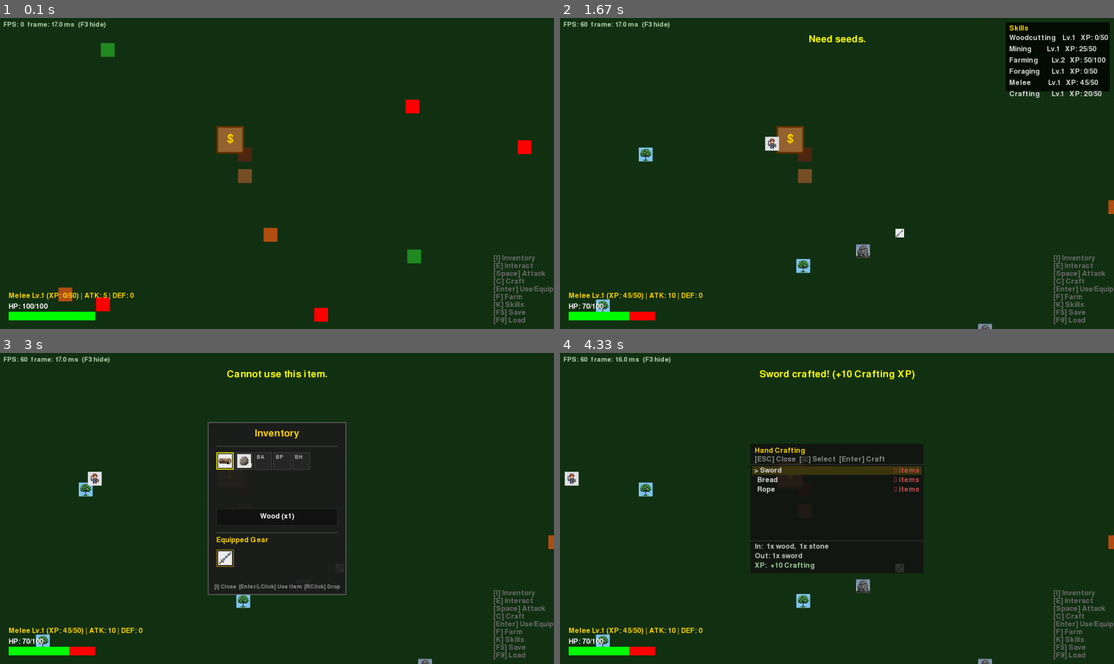
Above: before the commit, frames 1-4 (two rows, left to right).
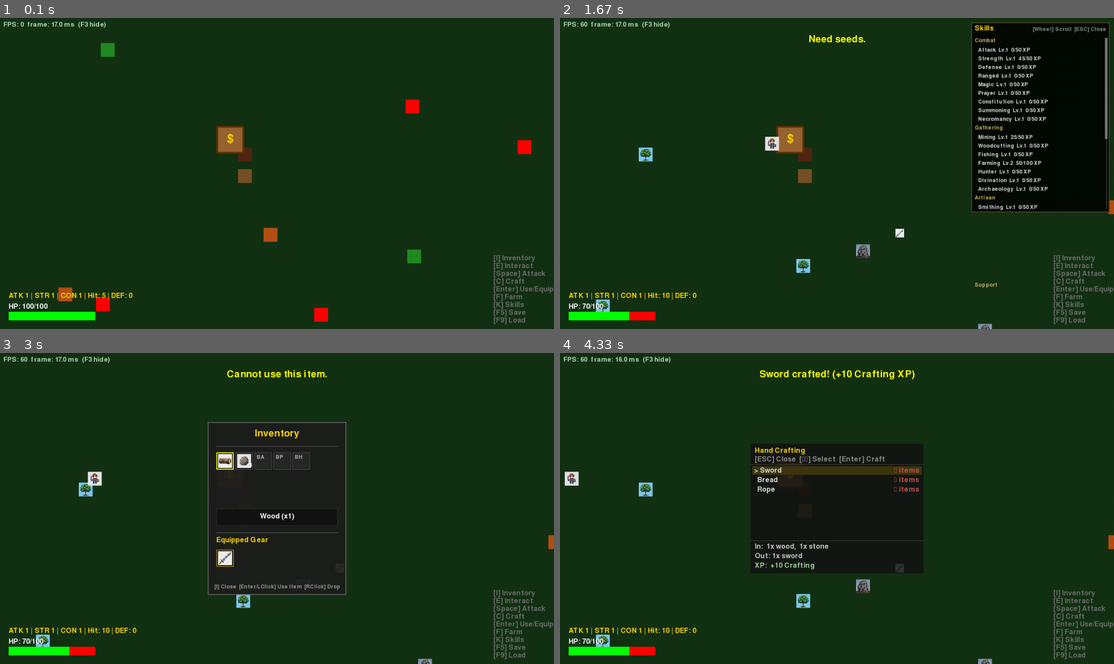
Above: after the commit, the same moments.

Repository: jacobziemba-dev/my-pygame-rpg
Game: pygame game, started from main.py
The game is run twice, just before and just after one commit, with the same random seed, the same clock (stepped at 60 frames per second) and the same inputs.
Inputs (mouse positions are in pixels of both pictures, inside the frame that each line leads up to):
- Up to frame 1 (0.1 s): no input
- Up to frame 2 (1.67 s): tap K at 0.33 s; hold F 0.67-1.2 s; hold Left 0.67-1.2 s; move the mouse to (632, 142) at 0.7 s; tap Space at 1.23 s; hold F9 from 1.57 s (still down); hold Left from 1.57 s (still down); move the mouse to (687, 157) at 1.6 s; tap F at 1.63 s
- Up to frame 3 (3 s): tap F at 1.93, 2.2, 2.5 s; release F9 at 2.1 s; release Left at 2.1 s; hold I 2.13-2.67 s; hold Left 2.13-2.67 s; tap C at 2.28 s; click "$" at 2.75 s
- Up to frame 4 (4.33 s): hold Enter 3.03-3.57 s; hold Left 3.03-3.57 s; tap F at 3.1, 3.4, 3.67, 3.97 s; hold Esc 3.6-4.13 s; hold Left 3.6-4.13 s; tap C at 3.75 s; click "> Sword" at 4.22 s

The runs differ from the first frame. In frame 1, 0.3% of the frame differs, in the area x 1-25%, y 88-91%; in frame 2, 12%, in the area x 1-100%, y 1-91%; in frame 3, 0.3%; in frame 4, 0.3%.

Commit message:
Enhance skill management and UI interactions
- Added mouse wheel scrolling for the skills panel in UIManager, allowing players to navigate through skills more easily.
- Implemented a reset function for the skills scroll position.
- Updated GameManager to handle skill visibility and scrolling interactions.
- Refactored skill management to use a structured SKILL_SPECS list for better organization and future scalability.
- Introduced a new method to display experience gain and level-up notifications upon defeating enemies, enhancing player feedback.

These changes improve the user experience by making skill management more intuitive and responsive.

Diff:
--- a/src/core/game_manager.py
+++ b/src/core/game_manager.py
@@ -148,6 +148,9 @@
         for event in pygame.event.get():
             if event.type == pygame.QUIT:
                 self.running = False
+            elif event.type == pygame.MOUSEWHEEL:
+                if self.ui.show_skills:
+                    self.ui.scroll_skills(event.y)
             elif event.type in (pygame.MOUSEMOTION, pygame.MOUSEBUTTONDOWN):
                 action, index = self.ui.handle_mouse_event(event)
                 if action == "use_item":
@@ -207,6 +210,10 @@
                     if event.key == pygame.K_r: self._restart()
                     continue
 
+                if self.ui.show_skills and event.key == pygame.K_ESCAPE:
+                    self.ui.show_skills = False
+                    continue
+
                 if self.ui.show_inventory:
                     self._handle_inventory_input(event)
                 elif self.ui.show_crafting:
@@ -321,6 +328,7 @@
         elif event.key == pygame.K_k:
             self.ui.show_skills = not self.ui.show_skills
             if self.ui.show_skills:
+                self.ui.reset_skills_scroll()
                 self.ui.show_crafting = False
                 self.ui.show_inventory = False
         elif event.key == pygame.K_i:
@@ -401,6 +409,26 @@
         else:
             self.ui.show_message("Need a hoe.")
 
+    def _on_enemy_defeated_xp(self):
+        """+5 Attack, +5 Strength, +5 Constitution per kill (issue #19)."""
+        notes = []
+        for sid in ("attack", "strength", "constitution"):
+            if not self.player.skills.gain_xp(sid, 5):
+                continue
+            if sid == "attack":
+                notes.append("Attack level up!")
+            elif sid == "strength":
+                self.player.base_attack += 2
+                notes.append("Strength level up! +2 ATK")
+            elif sid == "constitution":
+                self.player.max_hp += 10
+                self.player.hp = min(self.player.hp + 10, self.player.max_hp)
+                notes.append("Constitution level up! +10 HP")
+        if notes:
+            self.ui.show_message("Enemy defeated! " + " ".join(notes))
+        else:
+            self.ui.show_message("Enemy defeated!")
+
     def _attack(self):
         if self.player.hp <= 0: return
         attack_rect = self.player.rect.inflate(40, 40)
@@ -412,13 +440,7 @@
                 if enemy.hp <= 0:
                     self.enemies.remove(enemy)
                     self.resources.append(ResourceItem(enemy.rect.x, enemy.rect.y, "wood"))
-                    if self.player.skills.gain_xp("melee", 15):
-                        self.player.max_hp += 10
-                        self.player.hp = min(self.player.hp + 10, self.player.max_hp)
-                        self.player.base_attack += 2
-                        self.ui.show_message("Melee level up! +HP, +ATK")
-                    else:
-                        self.ui.show_message("Enemy defeated!")
+                    self._on_enemy_defeated_xp()
                 return
 
     def update(self, dt):
@@ -453,13 +475,7 @@
                                if enemy.hp <= 0:
                                     self.enemies.remove(enemy)
                                     self.resources.append(ResourceItem(enemy.rect.x, enemy.rect.y, "wood"))
-                                    if self.player.skills.gain_xp("melee", 15):
-                                        self.player.max_hp += 10
-                                        self.player.hp = min(self.player.hp + 10, self.player.max_hp)
-                                        self.player.base_attack += 2
-                                        self.ui.show_message("Melee level up! +HP, +ATK")
-                                    else:
-                                        self.ui.show_message("Enemy defeated!")
+                                    self._on_enemy_defeated_xp()
                                     self.player.current_action = None
                                     self.player.action_target = None
                           else:
--- a/src/systems/action_manager.py
+++ b/src/systems/action_manager.py
@@ -13,7 +13,7 @@
             return
 
         skill_name = ("woodcutting" if node.node_type == "tree"
-                      else "foraging" if node.node_type == "bush"
+                      else "hunter" if node.node_type == "bush"
                       else "mining")
         skill_level = getattr(player.skills, skill_name).level
 
--- a/src/systems/skill_manager.py
+++ b/src/systems/skill_manager.py
@@ -1,6 +1,54 @@
+# Skill IDs and display metadata (issue #19 taxonomy).
+# Order: combat, gathering, artisan, support — used for UI and save stability.
+SKILL_SPECS = [
+    # Combat
+    ("attack", "Attack", "combat"),
+    ("strength", "Strength", "combat"),
+    ("defense", "Defense", "combat"),
+    ("ranged", "Ranged", "combat"),
+    ("magic", "Magic", "combat"),
+    ("prayer", "Prayer", "combat"),
+    ("constitution", "Constitution", "combat"),
+    ("summoning", "Summoning", "combat"),
+    ("necromancy", "Necromancy", "combat"),
+    # Gathering
+    ("mining", "Mining", "gathering"),
+    ("woodcutting", "Woodcutting", "gathering"),
+    ("fishing", "Fishing", "gathering"),
+    ("farming", "Farming", "gathering"),
+    ("hunter", "Hunter", "gathering"),
+    ("divination", "Divination", "gathering"),
+    ("archaeology", "Archaeology", "gathering"),
+    # Artisan
+    ("smithing", "Smithing", "artisan"),
+    ("crafting", "Crafting", "artisan"),
+    ("fletching", "Fletching", "artisan"),
+    ("cooking", "Cooking", "artisan"),
+    ("herblore", "Herblore", "artisan"),
+    ("runecrafting", "Runecrafting", "artisan"),
+    ("construction", "Construction", "artisan"),
+    ("invention", "Invention", "artisan"),
+    ("firemaking", "Firemaking", "artisan"),
+    # Support
+    ("agility", "Agility", "support"),
+    ("thieving", "Thieving", "support"),
+    ("slayer", "Slayer", "support"),
+    ("dungeoneering", "Dungeoneering", "support"),
+]
+
+CATEGORY_LABELS = {
+    "combat": "Combat",
+    "gathering": "Gathering",
+    "artisan": "Artisan",
+    "support": "Support",
+}
+
+
 class Skill:
-    def __init__(self, name):
-        self.name = name
+    def __init__(self, skill_id, display_name, category):
+        self.id = skill_id
+        self.name = display_name
+        self.category = category
         self.level = 1
         self.xp = 0
 
@@ -19,20 +67,11 @@
 
 class SkillManager:
     def __init__(self):
-        self.woodcutting = Skill("Woodcutting")
-        self.mining      = Skill("Mining")
-        self.farming     = Skill("Farming")
-        self.foraging    = Skill("Foraging")
-        self.melee       = Skill("Melee")
-        self.crafting    = Skill("Crafting")
-        self._skills = {
-            "woodcutting": self.woodcutting,
-            "mining":      self.mining,
-            "farming":     self.farming,
-            "foraging":    self.foraging,
-            "melee":       self.melee,
-            "crafting":    self.crafting,
-        }
+        self._skills = {}
+        for sid, display, cat in SKILL_SPECS:
+            s = Skill(sid, display, cat)
+            self._skills[sid] = s
+            setattr(self, sid, s)
 
     def gain_xp(self, skill_name, amount):
         skill = self._skills.get(skill_name)
@@ -43,14 +82,39 @@
     def to_dict(self):
         return {n: {"level": s.level, "xp": s.xp} for n, s in self._skills.items()}
 
+    @staticmethod
+    def _migrate_legacy_keys(data):
+        """Melee → strength; foraging → hunter. Documented for save compatibility."""
+        raw = dict(data) if data else {}
+        m = raw.pop("melee", None)
+        if m is not None and "strength" not in raw:
+            raw["strength"] = m
+        f = raw.pop("foraging", None)
+        if f is not None and "hunter" not in raw:
+            raw["hunter"] = f
+        return raw
+
     @classmethod
     def from_dict(cls, data):
         sm = cls()
-        for name, d in data.items():
+        raw = cls._migrate_legacy_keys(data)
+        for name, d in raw.items():
             if name in sm._skills:
                 sm._skills[name].level = d.get("level", 1)
-                sm._skills[name].xp    = d.get("xp", 0)
+                sm._skills[name].xp = d.get("xp", 0)
         return sm
 
     def all_skills(self):
-        return list(self._skills.values())
+        """Flat list in SKILL_SPECS order (for iteration / simple lists)."""
+        return [self._skills[sid] for sid, _, _ in SKILL_SPECS]
+
+    def skills_by_category(self):
+        """Ordered list of (category_key, category_label, [Skill, ...])."""
+        buckets = {"combat": [], "gathering": [], "artisan": [], "support": []}
+        for sid, _, _ in SKILL_SPECS:
+            s = self._skills[sid]
+            buckets[s.category].append(s)
+        out = []
+        for key in ("combat", "gathering", "artisan", "support"):
+            out.append((key, CATEGORY_LABELS[key], buckets[key]))
+        return out
--- a/src/ui/ui.py
+++ b/src/ui/ui.py
@@ -24,6 +24,7 @@
         self.active_bank = False
         self.active_station = None
         self.station_index = 0
+        self.skills_scroll_y = 0
 
         self.item_images = {}
         self._load_item_sprites()
@@ -51,6 +52,20 @@
         self.message = text
         self.message_timer = pygame.time.get_ticks()
 
+    def reset_skills_scroll(self):
+        self.skills_scroll_y = 0
+
+    def scroll_skills(self, wheel_y):
+        """Mouse wheel: positive y scrolls content up."""
+        self.skills_scroll_y = max(0, self.skills_scroll_y - wheel_y * 24)
+
+    def _skills_panel_content_height(self):
+        h = 0
+        for _, _, skills in self.player.skills.skills_by_category():
+            h += 22
+            h += len(skills) * 20
+        return h
+
     def update(self):
         if self.message and pygame.time.get_ticks() - self.message_timer > self.message_duration:
             self.message = ""
@@ -63,10 +78,14 @@
         hp_x = 20
         fill = (self.player.hp / self.player.max_hp) * hp_bar_width
 
-        # Draw Player Stats
-        melee = self.player.skills.melee
-        stats_text = (f"Melee Lv.{melee.level} (XP: {melee.xp}/{melee.xp_threshold()}) "
-                      f"| ATK: {self.player.get_attack()} | DEF: {self.player.get_defense()}")
+        # Draw Player Stats (combat skills + equipment)
+        atk_s = self.player.skills.attack
+        str_s = self.player.skills.strength
+        con_s = self.player.skills.constitution
+        stats_text = (
+            f"ATK {atk_s.level} | STR {str_s.level} | CON {con_s.level} "
+            f"| Hit: {self.player.get_attack()} | DEF: {self.player.get_defense()}"
+        )
         stats_surf = self.font.render(stats_text, True, (255, 215, 0)) # Gold Text
         surface.blit(stats_surf, (hp_x, hp_y - 45))
 
@@ -320,22 +339,48 @@
             surface.blit(self.font.render(f"XP:  +{r['xp']} Crafting", True, (160, 210, 160)), (panel_x + 10, panel_y + panel_h - 26))
 
     def _draw_skills_panel(self, surface):
-        panel_w, panel_h = 240, 160
+        panel_w = 320
+        panel_h = min(440, surface.get_height() - 20)
         panel_x = surface.get_width() - panel_w - 10
         panel_y = 10
 
         panel = pygame.Surface((panel_w, panel_h), pygame.SRCALPHA)
-        panel.fill((0, 0, 0, 180))
+        panel.fill((0, 0, 0, 200))
         surface.blit(panel, (panel_x, panel_y))
+        pygame.draw.rect(surface, (80, 70, 40), (panel_x, panel_y, panel_w, panel_h), 2)
 
         title = self.font.render("Skills", True, (255, 215, 0))
         surface.blit(title, (panel_x + 8, panel_y + 6))
-
-        for i, skill in enumerate(self.player.skills.all_skills()):
-            row_y = panel_y + 28 + i * 26
-            label = f"{skill.name:<14} Lv.{skill.level:<3} XP: {skill.xp}/{skill.xp_threshold()}"
-            text_surf = self.font.render(label, True, (220, 220, 220))
-            surface.blit(text_surf, (panel_x + 8, row_y))
+        hint = self.small_font.render("[Wheel] Scroll  [ESC] Close", True, (140, 140, 140))
+        surface.blit(hint, (panel_x + panel_w - hint.get_width() - 8, panel_y + 10))
+
+        content_top = panel_y + 36
+        clip_h = panel_h - 44
+        total_h = self._skills_panel_content_height()
+        max_scroll = max(0, total_h - clip_h)
+        self.skills_scroll_y = min(self.skills_scroll_y, max_scroll)
+
+        y = content_top - self.skills_scroll_y
+        for _, cat_label, skills in self.player.skills.skills_by_category():
+            if y + 22 > content_top - 500 and y < content_top + clip_h + 500:
+                cat_surf = self.small_font.render(cat_label, True, (200, 180, 100))
+                surface.blit(cat_surf, (panel_x + 8, y))
+            y += 22
+            for skill in skills:
+                label = f"  {skill.name}  Lv.{skill.level}  {skill.xp}/{skill.xp_threshold()} XP"
+                if y + 20 > content_top and y < content_top + clip_h:
+                    text_surf = self.small_font.render(label, True, (220, 220, 220))
+                    surface.blit(text_surf, (panel_x + 10, y))
+                y += 20
+
+        if max_scroll > 0:
+            sb_x = panel_x + panel_w - 8
+            track_top = content_top
+            track_h = clip_h
+            pygame.draw.line(surface, (60, 60, 60), (sb_x, track_top), (sb_x, track_top + track_h), 2)
+            thumb_h = max(20, int(track_h * (clip_h / total_h)))
+            thumb_y = track_top + int((track_h - thumb_h) * (self.skills_scroll_y / max_scroll)) if max_scroll else track_top
+            pygame.draw.rect(surface, (120, 120, 120), (sb_x - 3, thumb_y, 6, thumb_h))
 
     def _draw_bank_inventory(self, surface):
         panel_w, panel_h = 600, 450
